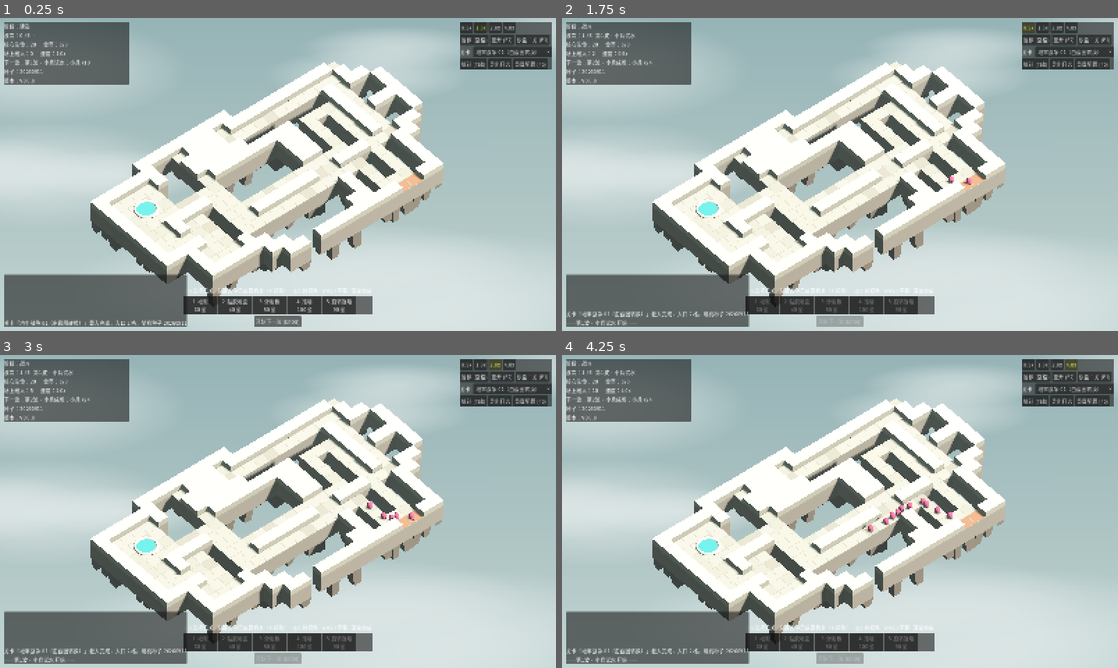
Above: before the commit, frames 1-4 (two rows, left to right).
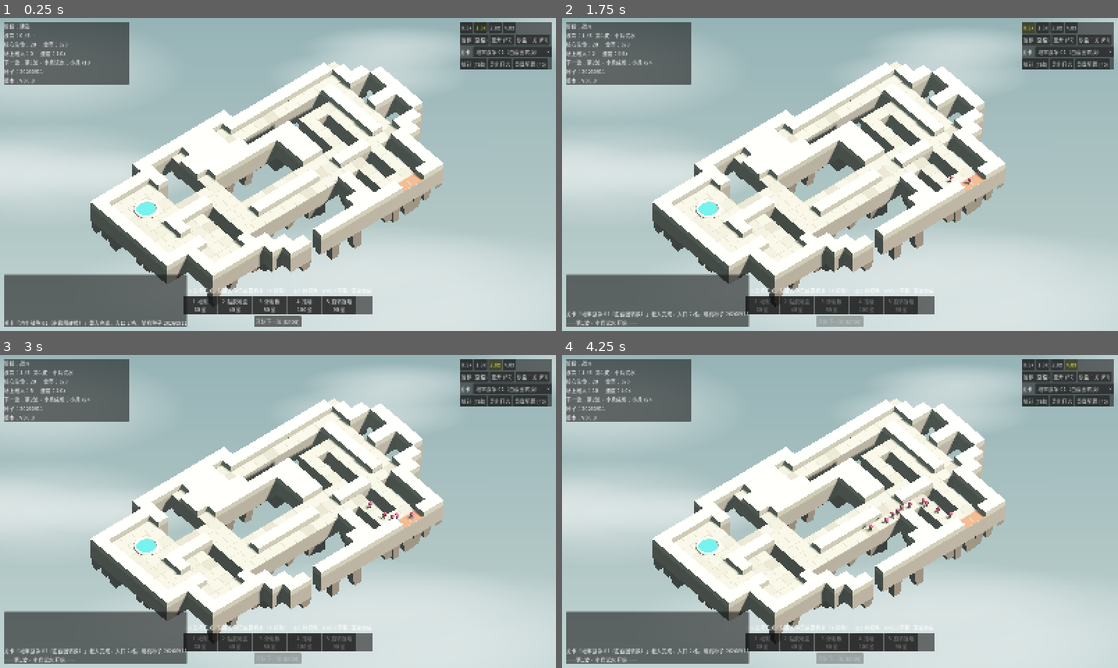
Above: after the commit, the same moments.

Repository: Autinhorse/HumanMustDie
Game: Godot game, scene res://scenes/main.tscn
The game is run twice, just before and just after one commit, with the same random seed, the same clock (stepped at 60 frames per second) and the same inputs.
Inputs:
- Up to frame 1 (0.25 s): no input
- Up to frame 2 (1.75 s): click "开始下一波 (Enter)" at 0.5 s; click "0.5x" at 1.25 s
- Up to frame 3 (3 s): click "1.0x" at 2 s; click "2.0x" at 2.75 s
- Up to frame 4 (4.25 s): click "4.0x" at 3.5 s

The runs differ from the first frame. In frame 2, less than 0.1% of the frame differs, in the area x 69-74%, y 50-54%; in frame 3, less than 0.1%; in frame 4, 0.2%, in the area x 55-71%, y 45-57%.

Commit message:
v0.0.9 剑士模型 + 程序化跑步/倒地动作
tools/blender/build_swordman.py：按 ref/swordman.png 用盒子搭出剑士导成
glb。不做骨骼，每个部件的原点放在关节上（颈/肩/髋/握把），Godot 里直接
转角度做动作。头盔是直筒+顶部斜切，不是整个收窄的灯罩。

scripts/view/actor_view.gd：
- 跑步由走过的距离驱动而不是时间，倍速和减速时步频自动跟着变
- 被击飞时缩成一团；倒地时先把剑解绑扔出去（抛物线+旋转+落地），
  身体绕脚跟仰面转 90°，四肢摊平
- 主色按 enemies.json 的 color 换，受伤/减速染色沿用原逻辑

game.gd 加尸体队列：死后不再参与模拟，播完动画按 combat.corpse_life 清掉；
掉下地图和抵达核心的不留尸体。

tests/pose.tscn：姿势检查场景，一次看全六个关键姿势。

建模时踩的坑：Blender 里用 matrix_parent_inverse 挂父子会读到还没更新的
世界矩阵，部件全被甩飞；改成直接在关节的局部坐标系里建几何。

Co-Authored-By: Claude Opus 5 (1M context) <noreply@anthropic.com>
Claude-Session: https://claude.ai/code/session_01VCzWxNk1LcyQr5pasXVQW6

Diff:
--- a/data/config.json
+++ b/data/config.json
@@ -49,6 +49,8 @@
     "landing_speed_threshold": 7.0,
     "landing_damage_coef": 1.2,
     "combo_window": 2.0,
+    "death_anim_time": 0.55,
+    "corpse_life": 3.0,
     "enemy_separation": 0.55
   },
 
--- a/data/enemies.json
+++ b/data/enemies.json
@@ -11,6 +11,7 @@
     "impact_decay": 1.0,
     "gold": 5,
     "core_damage": 1,
+    "model": "swordman",
     "radius": 0.42,
     "height": 1.1,
     "color": [0.886, 0.290, 0.482]
@@ -26,6 +27,7 @@
     "impact_decay": 1.0,
     "gold": 11,
     "core_damage": 2,
+    "model": "swordman",
     "radius": 0.5,
     "height": 1.45,
     "color": [0.941, 0.569, 0.235]
@@ -41,6 +43,7 @@
     "impact_decay": 1.0,
     "gold": 28,
     "core_damage": 5,
+    "model": "swordman",
     "radius": 0.78,
     "height": 2.1,
     "color": [0.306, 0.549, 0.388]
--- a/project.godot
+++ b/project.godot
@@ -11,7 +11,7 @@
 [application]
 
 config/name="HumanMustDie - Prototype A"
-config/version="0.0.8"
+config/version="0.0.9"
 config/description="机关塔防灰盒原型：固定走廊 + 5 种机关 + 小/中/重三类物理敌人"
 run/main_scene="res://scenes/main.tscn"
 config/features=PackedStringArray("4.7", "Forward Plus")
--- a/scripts/enemy.gd
+++ b/scripts/enemy.gd
@@ -36,6 +36,8 @@
 var dead_cause: String = ""
 var dead_source: String = ""
 
+var actor: ActorView = null
+var run_phase: float = 0.0
 var _landed: bool = false
 var _mesh: MeshInstance3D = null
 var _mat: StandardMaterial3D = null
@@ -62,6 +64,14 @@
 	_build_view()
 
 func _build_view() -> void:
+	var model_id := String(data.get("model", ""))
+	if model_id != "":
+		var a := ActorView.new()
+		add_child(a)
+		if a.setup(model_id, height, _base_color):
+			actor = a
+			return
+		a.queue_free()
 	_mesh = MeshInstance3D.new()
 	var capsule := CapsuleMesh.new()
 	capsule.radius = radius
@@ -144,6 +154,7 @@
 	if game.sim_time > slow_until and slow_factor < 1.0:
 		slow_factor = 1.0
 		_refresh_tint()
+	var prev_pos := position
 	match state:
 		State.GROUND:
 			_step_ground(dt)
@@ -151,6 +162,24 @@
 			_step_thrown(dt)
 		State.FALLING:
 			_step_falling(dt)
+	_animate(prev_pos, dt)
+
+## 动作由移动距离驱动，倍速播放时步频自然跟着变
+func _animate(prev_pos: Vector3, dt: float) -> void:
+	if actor == null:
+		return
+	var delta := position - prev_pos
+	delta.y = 0.0
+	var dist := delta.length()
+	if dist > 0.0005:
+		actor.rotation.y = atan2(-delta.x, -delta.z)
+	if state == State.GROUND:
+		var stride: float = max(height * 0.55, 0.2)
+		run_phase += dist / stride * PI
+		var intensity: float = clampf(dist / max(speed * dt, 0.0001), 0.0, 1.0)
+		actor.set_run(run_phase, intensity)
+	else:
+		actor.set_tumble(game.sim_time)
 
 func _step_ground(dt: float) -> void:
 	var cell := grid.world_to_cell(position)
@@ -237,6 +266,9 @@
 # ---------------------------------------------------------------- 表现
 
 func _refresh_tint() -> void:
+	if actor != null:
+		actor.set_state_tint(hp / max_hp, slow_factor < 1.0)
+		return
 	if _mat == null:
 		return
 	var ratio := clampf(hp / max_hp, 0.0, 1.0)
--- a/scripts/game.gd
+++ b/scripts/game.gd
@@ -57,6 +57,7 @@
 var _step := 1.0 / 60.0
 var _max_steps := 40
 
+var _corpses: Array = []
 var _enemy_root: Node3D = null
 var _trap_root: Node3D = null
 
@@ -73,6 +74,7 @@
 		remove_child(c)
 		c.queue_free()
 	enemies.clear()
+	_corpses.clear()
 	traps.clear()
 	_trap_index.clear()
 	_enemy_by_cell.clear()
@@ -172,6 +174,7 @@
 		e.step(dt)
 	_resolve_contacts(dt)
 	_cleanup()
+	_step_corpses(dt)
 	if _spawn_queue.is_empty() and enemies.is_empty() and phase == Phase.COMBAT:
 		_finish_wave()
 
@@ -235,6 +238,27 @@
 				if b.state == Enemy.State.GROUND:
 					b.position += push_dir * overlap
 
+## 尸体不再参与模拟，只把倒地动画放完
+func _step_corpses(dt: float) -> void:
+	if _corpses.is_empty():
+		return
+	var anim := Cfg.num("combat.death_anim_time", 0.55)
+	var life := Cfg.num("combat.corpse_life", 3.0)
+	var keep: Array = []
+	for c in _corpses:
+		var e = c["node"]
+		if not is_instance_valid(e):
+			continue
+		c["t"] = float(c["t"]) + dt
+		var t: float = c["t"]
+		e.actor.set_death(clampf(t / anim, 0.0, 1.0))
+		e.actor.step_sword(dt, c_gravity)
+		if t < life:
+			keep.append(c)
+		else:
+			e.queue_free()
+	_corpses = keep
+
 func _cleanup() -> void:
 	var alive: Array = []
 	for e in enemies:
@@ -242,7 +266,11 @@
 			alive.append(e)
 			continue
 		_on_enemy_died(e)
-		e.queue_free()
+		# 掉下地图和抵达核心的不留尸体；其余播完倒地动画再清掉
+		if e.actor != null and e.dead_cause != "fall" and e.dead_cause != "core":
+			_corpses.append({"node": e, "t": 0.0})
+		else:
+			e.queue_free()
 	enemies = alive
 
 func _on_enemy_died(e) -> void:
--- /dev/null
+++ b/scripts/view/actor_view.gd
@@ -0,0 +1,164 @@
+class_name ActorView
+extends Node3D
+## 敌人模型 + 程序化动作。模型里没有骨骼，各部件的原点就放在关节上
+## （颈/肩/髋/握把），这里直接给节点转角度做跑步和倒地。
+
+const MODEL_DIR := "res://assets/models/"
+const PART_NAMES := ["Torso", "Head", "ArmL", "ArmR", "LegL", "LegR", "Sword"]
+
+static var _scene_cache: Dictionary = {}
+
+var parts: Dictionary = {}          # 名字 -> Node3D
+var rest: Dictionary = {}           # 名字 -> 静止姿势的 transform
+var model_root: Node3D = null
+var ok := false
+
+var _tint_mats: Array[StandardMaterial3D] = []
+var _base_color := Color.WHITE
+var _sword_free := false
+var _sword_vel := Vector3.ZERO
+var _sword_spin := Vector3.ZERO
+
+# ---------------------------------------------------------------- 载入
+
+func setup(model_id: String, height: float, color: Color) -> bool:
+	var path := MODEL_DIR + model_id + ".glb"
+	if not _scene_cache.has(path):
+		_scene_cache[path] = load(path) if ResourceLoader.exists(path) else null
+	var packed = _scene_cache[path]
+	if packed == null:
+		return false
+	model_root = packed.instantiate()
+	add_child(model_root)
+	model_root.scale = Vector3.ONE * height      # 模型本体做成 1.0 高，按敌人身高缩放
+
+	for n in PART_NAMES:
+		var node := _find(model_root, n)
+		if node != null:
+			parts[n] = node
+			rest[n] = node.transform
+	_collect_tint_materials(model_root)
+	set_color(color)
+	ok = parts.has("LegL") and parts.has("LegR")
+	return ok
+
+func _find(node: Node, name: String) -> Node3D:
+	if node.name == name and node is Node3D:
+		return node
+	for c in node.get_children():
+		var r := _find(c, name)
+		if r != null:
+			return r
+	return null
+
+## 主色（armor_primary）按敌人类型换色；其余配色沿用模型自带的
+func _collect_tint_materials(node: Node) -> void:
+	if node is MeshInstance3D:
+		var mesh: Mesh = node.mesh
+		if mesh != null:
+			for i in mesh.get_surface_count():
+				var m := mesh.surface_get_material(i)
+				if m != null and String(m.resource_name).begins_with("armor_primary"):
+					var dup: StandardMaterial3D = m.duplicate()
+					node.set_surface_override_material(i, dup)
+					_tint_mats.append(dup)
+	for c in node.get_children():
+		_collect_tint_materials(c)
+
+func set_color(c: Color) -> void:
+	_base_color = c
+	_apply_tint(c)
+
+func _apply_tint(c: Color) -> void:
+	for m in _tint_mats:
+		m.albedo_color = c
+
+## 受伤变暗、减速泛蓝，和原来的胶囊表现一致
+func set_state_tint(hp_ratio: float, slowed: bool) -> void:
+	var c: Color = _base_color.lerp(Color(0.35, 0.05, 0.05), 1.0 - clampf(hp_ratio, 0.0, 1.0))
+	if slowed:
+		c = c.lerp(Color(0.3, 0.6, 1.0), 0.35)
+	_apply_tint(c)
+
+# ---------------------------------------------------------------- 动作
+
+func _rot(part: String, euler: Vector3) -> void:
+	if not parts.has(part):
+		return
+	var n: Node3D = parts[part]
+	var t: Transform3D = rest[part]
+	n.transform = Transform3D(Basis.from_euler(euler), t.origin)
+
+## phase 随走过的距离推进；intensity 0=站定 1=全速
+func set_run(phase: float, intensity: float) -> void:
+	var sw: float = deg_to_rad(38.0) * intensity
+	var aw: float = deg_to_rad(30.0) * intensity
+	var s := sin(phase)
+	_rot("LegL", Vector3(s * sw, 0, 0))
+	_rot("LegR", Vector3(-s * sw, 0, 0))
+	_rot("ArmL", Vector3(-s * aw, 0, deg_to_rad(6.0)))
+	_rot("ArmR", Vector3(s * aw, 0, -deg_to_rad(6.0)))
+	_rot("Torso", Vector3(deg_to_rad(7.0) * intensity, 0, 0))
+	_rot("Head", Vector3(-deg_to_rad(5.0) * intensity, 0, 0))
+	if model_root != null:
+		# 两条腿各迈一步 = 一个上下起伏周期
+		model_root.position.y = absf(sin(phase)) * 0.06 * intensity
+
+func set_idle() -> void:
+	set_run(0.0, 0.0)
+
+## 被击飞时缩成一团，比僵直地保持跑步姿势可读
+func set_tumble(t: float) -> void:
+	var a := deg_to_rad(45.0)
+	_rot("LegL", Vector3(-a, 0, deg_to_rad(10)))
+	_rot("LegR", Vector3(-a * 0.7, 0, -deg_to_rad(10)))
+	_rot("ArmL", Vector3(-a * 1.4, 0, deg_to_rad(25)))
+	_rot("ArmR", Vector3(-a * 1.2, 0, -deg_to_rad(25)))
+	_rot("Torso", Vector3(deg_to_rad(20), 0, 0))
+	if model_root != null:
+		model_root.position.y = 0.0
+		model_root.rotation.z = sin(t * 6.0) * 0.15
+
+## 死亡：丢剑 + 四肢摊平。t 从 0 到 1。
+func set_death(t: float) -> void:
+	if not _sword_free:
+		_release_sword()
+	var e: float = 1.0 - pow(1.0 - clampf(t, 0.0, 1.0), 3.0)    # 先快后慢
+	if model_root != null:
+		model_root.rotation.x = -PI * 0.5 * e                     # 仰面倒下
+		model_root.position.y = 0.0
+	_rot("LegL", Vector3(deg_to_rad(10) * e, 0, deg_to_rad(28) * e))
+	_rot("LegR", Vector3(deg_to_rad(6) * e, 0, -deg_to_rad(24) * e))
+	_rot("ArmL", Vector3(deg_to_rad(12) * e, 0, deg_to_rad(75) * e))
+	_rot("ArmR", Vector3(deg_to_rad(8) * e, 0, -deg_to_rad(70) * e))
+	_rot("Torso", Vector3(-deg_to_rad(8) * e, 0, 0))
+	_rot("Head", Vector3(-deg_to_rad(18) * e, 0, 0))
+
+## 把剑从手上解绑，挂到场景里自己飞出去落地
+func _release_sword() -> void:
+	_sword_free = true
+	if not parts.has("Sword"):
+		return
+	var sword: Node3D = parts["Sword"]
+	var world := sword.global_transform
+	sword.get_parent().remove_child(sword)
+	add_child(sword)
+	sword.global_transform = world
+	var rng := RandomNumberGenerator.new()
+	rng.seed = int(get_instance_id()) & 0x7fffffff
+	_sword_vel = Vector3(rng.randf_range(-1.6, 1.6), rng.randf_range(2.2, 3.4), rng.randf_range(-1.6, 1.6))
+	_sword_spin = Vector3(rng.randf_range(-8, 8), rng.randf_range(-6, 6), rng.randf_range(-8, 8))
+
+func step_sword(dt: float, gravity: float) -> void:
+	if not _sword_free or not parts.has("Sword"):
+		return
+	var sword: Node3D = parts["Sword"]
+	if not is_instance_valid(sword):
+		return
+	_sword_vel.y -= gravity * dt
+	sword.position += _sword_vel * dt
+	sword.rotation += _sword_spin * dt
+	if sword.position.y <= 0.06:
+		sword.position.y = 0.06
+		_sword_vel = Vector3.ZERO
+		_sword_spin = Vector3.ZERO
--- /dev/null
+++ b/tests/pose.gd
@@ -0,0 +1,80 @@
+extends Node3D
+## 动作检查：把跑步的几个相位和倒地过程并排摆出来截图。
+## 运行：Godot_v4.7-stable_win64.exe --path . res://tests/pose.tscn -- --shot D:/out.png
+
+const POSES := [
+	{"label": "站立", "mode": "run", "phase": 0.0, "power": 0.0},
+	{"label": "跑 1/4", "mode": "run", "phase": PI * 0.5, "power": 1.0},
+	{"label": "跑 3/4", "mode": "run", "phase": PI * 1.5, "power": 1.0},
+	{"label": "被击飞", "mode": "tumble", "phase": 0.6, "power": 1.0},
+	{"label": "倒地 40%", "mode": "death", "phase": 0.4, "power": 1.0},
+	{"label": "倒地 100%", "mode": "death", "phase": 1.0, "power": 1.0},
+]
+
+func _ready() -> void:
+	var env := WorldEnvironment.new()
+	var e := Environment.new()
+	e.background_mode = Environment.BG_COLOR
+	e.background_color = Color(0.78, 0.83, 0.83)
+	e.ambient_light_source = Environment.AMBIENT_SOURCE_COLOR
+	e.ambient_light_color = Color(0.75, 0.82, 0.85)
+	e.ambient_light_energy = 0.5
+	env.environment = e
+	add_child(env)
+
+	var sun := DirectionalLight3D.new()
+	sun.rotation_degrees = Vector3(-45, -40, 0)
+	sun.light_energy = 1.6
+	sun.shadow_enabled = true
+	add_child(sun)
+
+	var spacing := 1.55
+	for i in POSES.size():
+		var p: Dictionary = POSES[i]
+		var a := ActorView.new()
+		add_child(a)
+		if not a.setup("swordman", 1.0, Color(0.886, 0.290, 0.482)):
+			push_error("模型载入失败")
+			get_tree().quit(1)
+			return
+		a.position = Vector3((i - (POSES.size() - 1) / 2.0) * spacing, 0, 0)
+		match String(p["mode"]):
+			"run":
+				a.set_run(float(p["phase"]), float(p["power"]))
+			"tumble":
+				a.set_tumble(float(p["phase"]))
+			"death":
+				a.set_death(float(p["phase"]))
+				a.step_sword(float(p["phase"]) * 0.5, 24.0)
+		var lab := Label3D.new()
+		lab.text = String(p["label"])
+		lab.font_size = 96
+		lab.pixel_size = 0.0018
+		lab.position = a.position + Vector3(0, -0.18, 0.4)
+		lab.modulate = Color(0.15, 0.18, 0.2)
+		add_child(lab)
+
+	var cam := Camera3D.new()
+	cam.projection = Camera3D.PROJECTION_ORTHOGONAL
+	# size 是可视高度；6 个姿势横排约 9.5 宽，按 16:9 反推需要的高度
+	cam.size = 5.6
+	cam.position = Vector3(0, 0.62, 6.0)
+	cam.rotation_degrees = Vector3(-8, 0, 0)
+	add_child(cam)
+	cam.current = true
+
+	await _maybe_shot()
+
+func _maybe_shot() -> void:
+	var args := OS.get_cmdline_user_args()
+	var path := ""
+	for i in args.size():
+		if args[i] == "--shot" and i + 1 < args.size():
+			path = args[i + 1]
+	if path == "":
+		return
+	await get_tree().create_timer(0.6).timeout
+	await RenderingServer.frame_post_draw
+	var img := get_viewport().get_texture().get_image()
+	print("SHOT_SAVED %s (err=%d)" % [path, img.save_png(path)])
+	get_tree().quit(0)
--- /dev/null
+++ b/tests/pose.tscn
@@ -0,0 +1,6 @@
+[gd_scene load_steps=2 format=3]
+
+[ext_resource type="Script" path="res://tests/pose.gd" id="1_pose"]
+
+[node name="Pose" type="Node3D"]
+script = ExtResource("1_pose")
Binary file added: assets/models/swordman.glb
Not shown, added: assets/models/swordman.glb.import
Binary file added: ref/swordman.png
Not shown, added: ref/swordman.png.import
Not shown, added: scripts/view/actor_view.gd.uid
Not shown, changed: docs/原型A_运行与实现说明.md
Not shown, added: tools/blender/build_swordman.py
